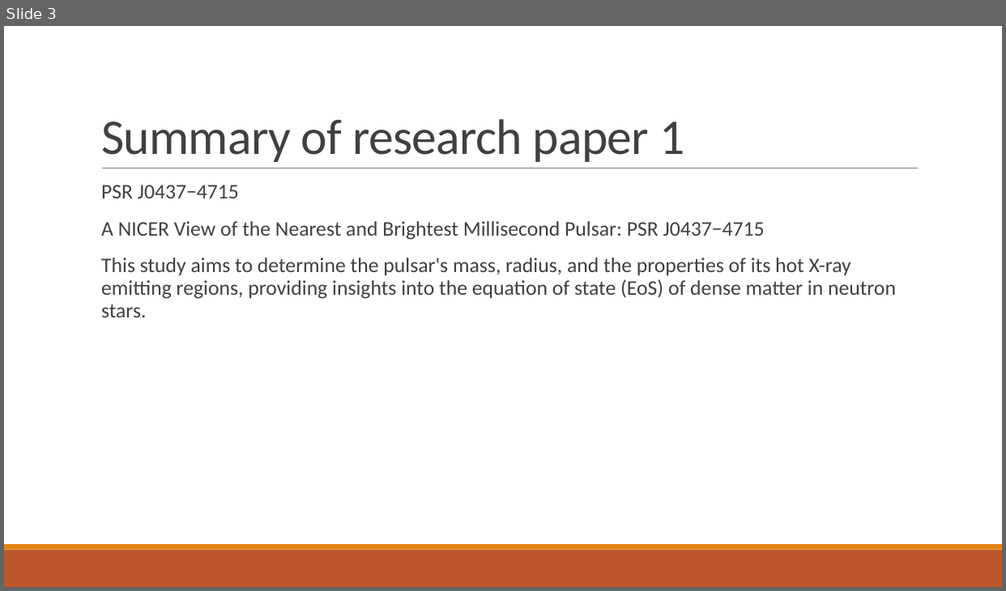
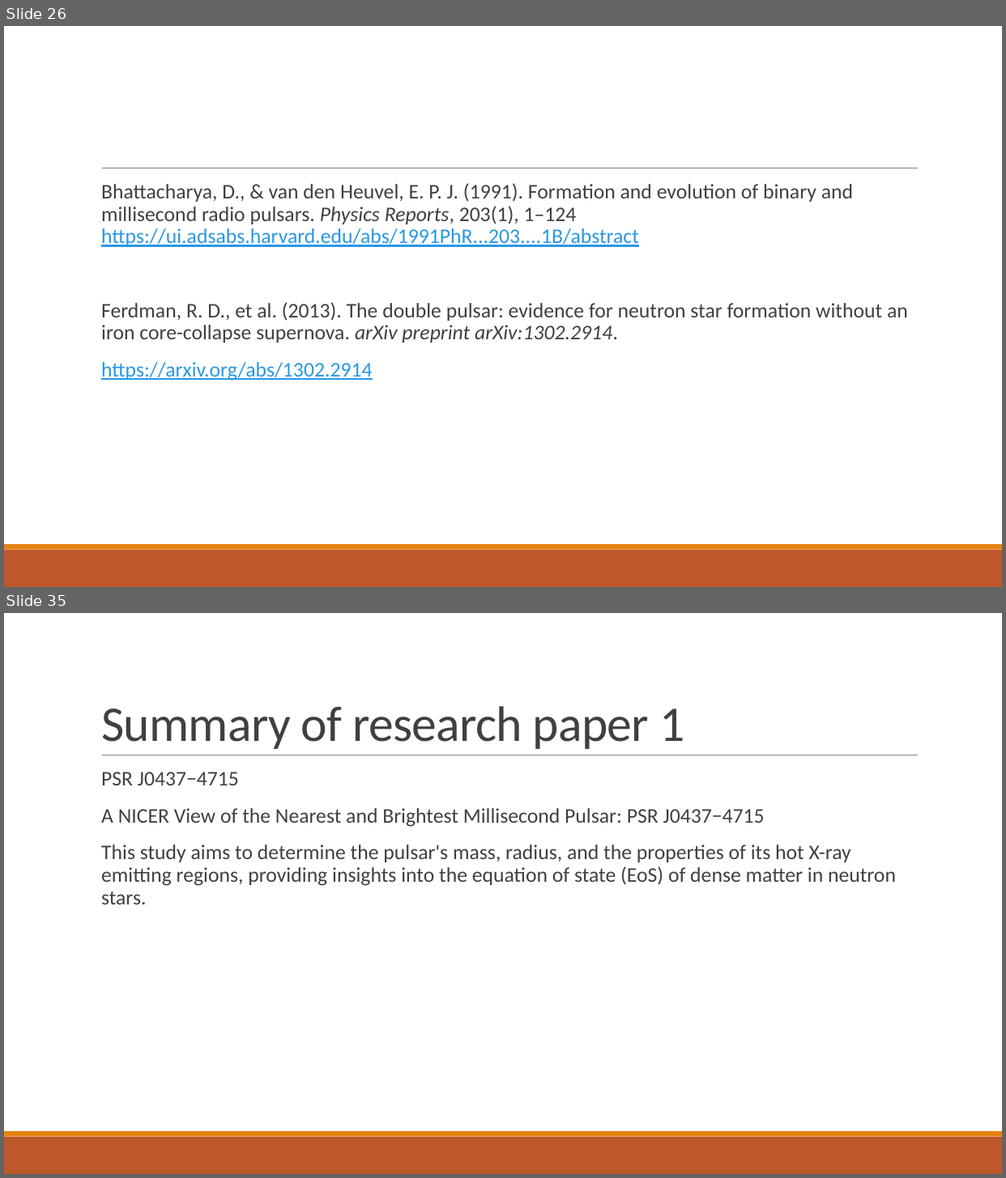
Before and after one commit to Avanee03/PPM-of-Neutron-star-Unveiling-hot-spot-geometry, a slide deck: Initial presentation.pptx. Shown one above the other, each under a label of ours: slide 3 before the commit, slides 26 and 35 after it; the slides between them are not shown. The pictures are 1006x591 and 1006x1178 pixels, drawn with LibreOffice and Linux fonts; fonts in the diff are those of the drawing. Boxes give left, top, right and bottom in pixels: in the first picture for what was removed or moved away, otherwise in the second. Text is boxed around its words. In the diff, an @@ line names an element or a change of style, - is before the commit and + after.

```diff
--- a/Initial presentation.pptx
+++ b/Initial presentation.pptx
@@ slide 26 added at [4, 26, 1002, 587], background #FFFFFF; not listed: 3 template elements that a slide beside it also shows @@
@@ text added at [101, 183, 908, 381], 20 pt, text #404040 @@
+  Bhattacharya, D., & van den Heuvel, E. P. J. (1991). Formation and evolution of binary and millisecond radio pulsars. Physics Reports, 203(1), 1–124
+  https://ui.adsabs.harvard.edu/abs/1991PhR...203....1B/abstract
+  Ferdman, R. D., et al. (2013). The double pulsar: evidence for neutron star formation without an iron core-collapse supernova. arXiv preprint arXiv:1302.2914.
+  https://arxiv.org/abs/1302.2914
@@ what was slide 3 is now slide 35 @@
```
Also in this commit, not shown: 31 other slides added.
